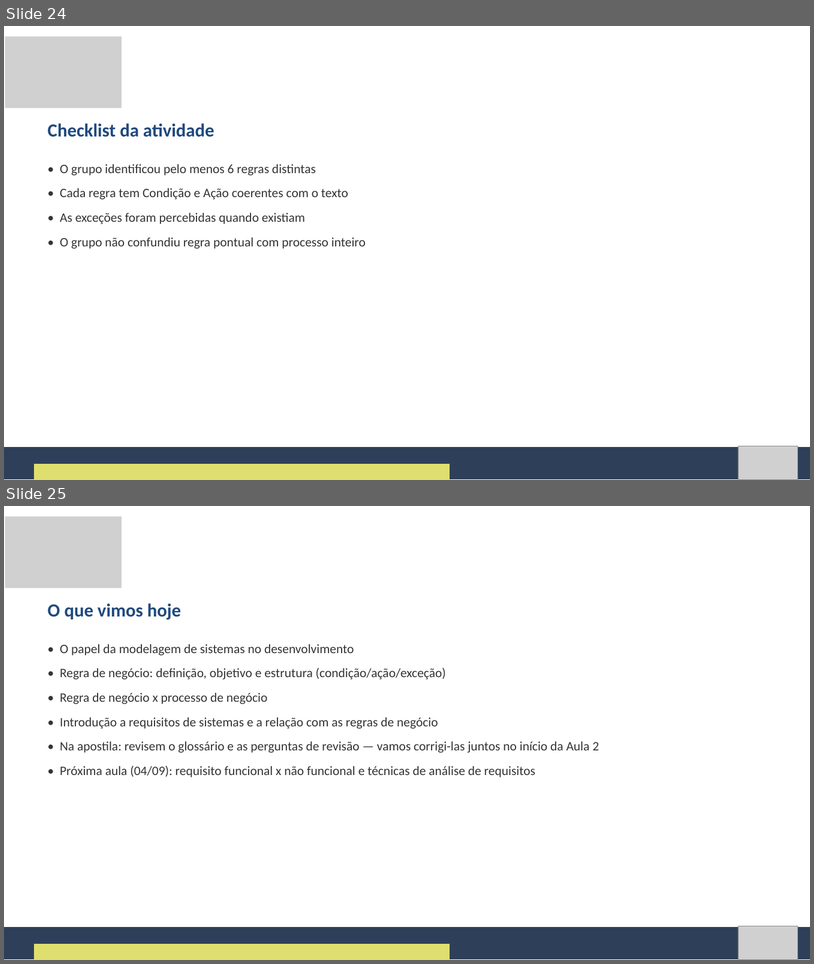
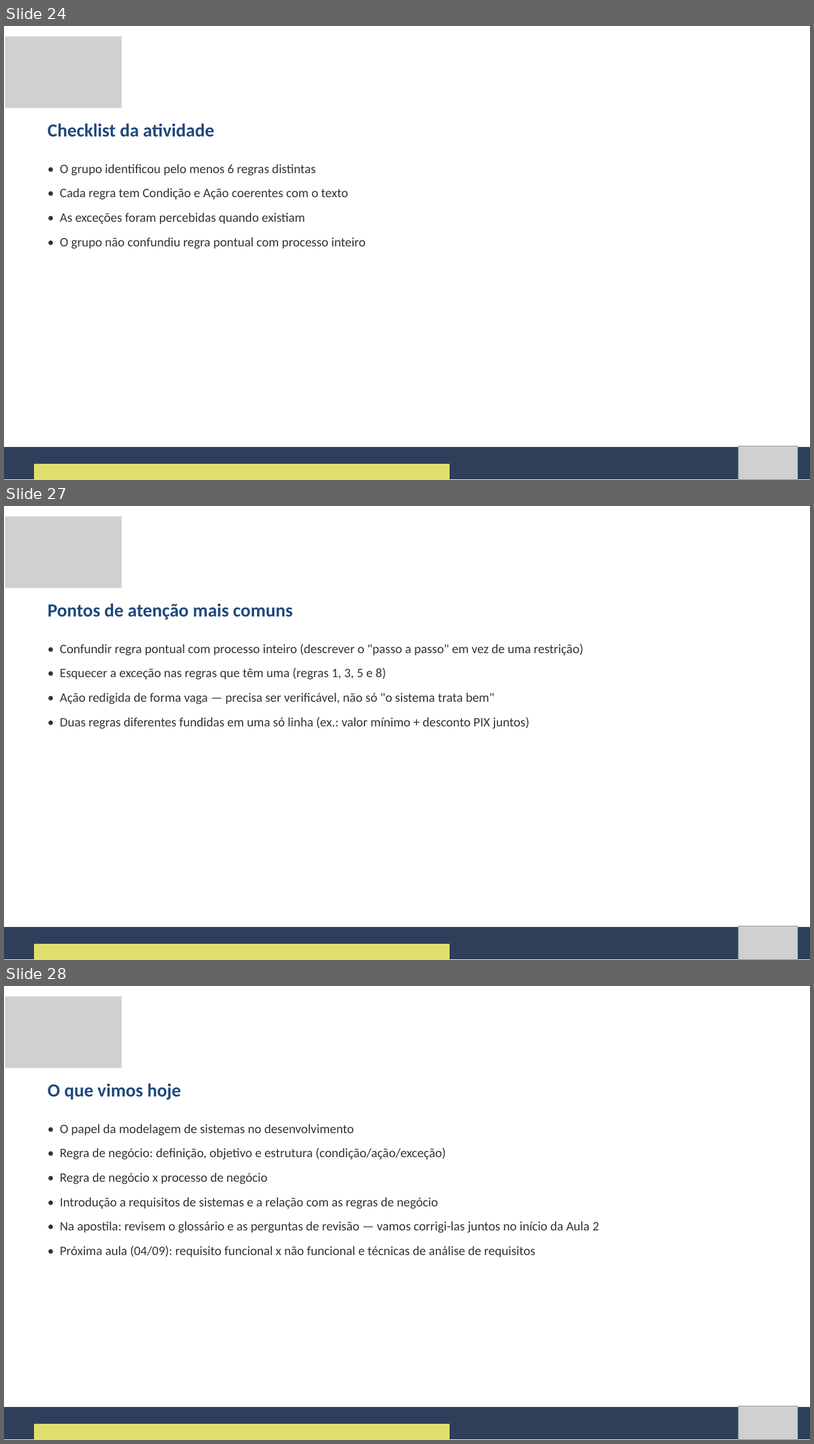
Before and after one commit to Natan20/Curso-Modelagem-De-Sistemas-Material, a slide deck: Aula 01 - 03-09-2026/Aula 1 - Slides.pptx. Shown one above the other, each under a label of ours: slides 24 and 25 before the commit, slides 24, 27 and 28 after it; the slides between them are not shown. The pictures are 814x964 and 814x1444 pixels, drawn with LibreOffice and Linux fonts; fonts in the diff are those of the drawing; grey boxes stand for pictures. Boxes give left, top, right and bottom in pixels: in the first picture for what was removed or moved away, otherwise in the second. Text is boxed around its words. In the diff, an @@ line names an element or a change of style, - is before the commit and + after.

```diff
--- a/Aula 01 - 03-09-2026/Aula 1 - Slides.pptx
+++ b/Aula 01 - 03-09-2026/Aula 1 - Slides.pptx
@@ slide 27 added at [4, 506, 810, 960], background #FFFFFF @@
@@ picture added at [5, 516, 122, 588] @@
@@ text added at [48, 603, 293, 619], 33 pt, text #1F497D, bold @@
+Pontos de atenção mais comuns
@@ text added at [60, 643, 584, 729], 23 pt, text #333333 @@
+• Confundir regra pontual com processo inteiro (descrever o "passo a passo" em vez de uma restrição)
+• Esquecer a exceção nas regras que têm uma (regras 1, 3, 5 e 8)
+• Ação redigida de forma vaga — precisa ser verificável, não só "o sistema trata bem"
+• Duas regras diferentes fundidas em uma só linha (ex.: valor mínimo + desconto PIX juntos)
@@ freeform shape added at [4, 927, 810, 959], fill #2E4059 @@
@@ picture added at [738, 926, 798, 959] @@
@@ freeform shape added at [34, 943, 450, 960], fill #DFDF6F @@
@@ what was slide 25 is now slide 28 @@
```
Also in this commit, not shown: 2 other slides added, 59 other files.
